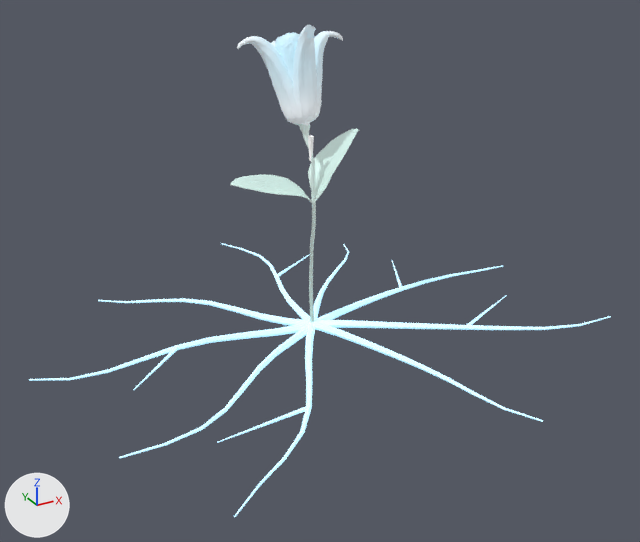
The glTF model assets/models/items/frost_flower.glb: old version first, new version second.
The view is the same before and after, from a 50 mm lens placed at (-0.892, -1.658, 0.971), pointed at (-0.009, -0.053, 0.169). The lights are fixed; the arrows at lower left show +X, +Y and +Z. The picture after the commit comes second. Vertices at exactly the same position are counted once.

The scene before the commit, as lines of its bpy script (objects in view):
```python
ob_clementis_flower = bpy.data.objects.new('clementis flower', me_clementis_flower)
ob_clementis_flower.location = (0.0, 0.0, 0.0)
ob_root_6 = bpy.data.objects.new('root_6', me_root_6)
ob_root_6.location = (0.0, 0.0, 0.0)
ob_root_7 = bpy.data.objects.new('root_7', me_root_7)
ob_root_7.location = (0.0, 0.0, 0.0)
ob_root_8 = bpy.data.objects.new('root_8', me_root_8)
ob_root_8.location = (0.0, 0.0, 0.0)
ob_side_0 = bpy.data.objects.new('side_0', me_side_0)
ob_side_0.location = (0.0, 0.0, 0.0)
ob_side_2 = bpy.data.objects.new('side_2', me_side_2)
ob_side_2.location = (0.0, 0.0, 0.0)
ob_side_4 = bpy.data.objects.new('side_4', me_side_4)
ob_side_4.location = (0.0, 0.0, 0.0)
ob_side_6 = bpy.data.objects.new('side_6', me_side_6)
ob_side_6.location = (0.0, 0.0, 0.0)
ob_side_8 = bpy.data.objects.new('side_8', me_side_8)
ob_side_8.location = (0.0, 0.0, 0.0)
# also in view: 'root_0' at (0.317, 0.045, 0.005); 'root_4' at (-0.322, 0.036, 0.003); 'root_5' at (-0.278, -0.14, 0.004)
```
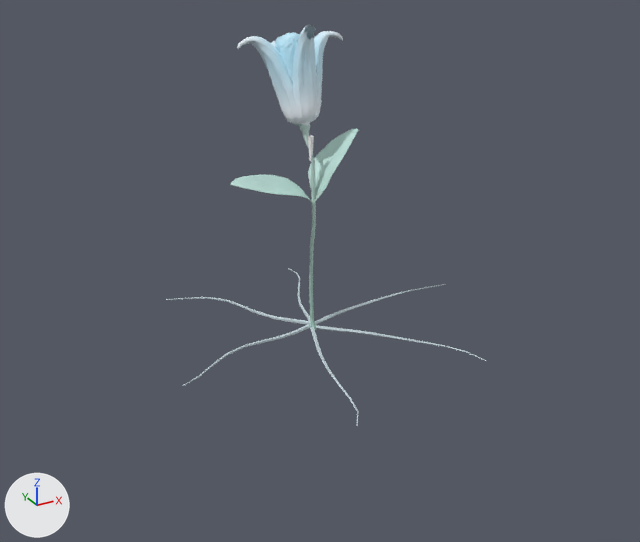
What differs and where, as boxes [x1, y1, x2, y2] in the pictures (640 x 542 px):
'clementis flower', surface changed
    both: [230, 25, 359, 330]
'root_4', recoloured, surface changed, reshaped (83% narrower, 71% taller)
    before: [29, 323, 309, 381]
    after: [310, 327, 358, 427]
'root_5', recoloured, surface changed, reshaped (10% narrower, 72% shorter)
    before: [119, 325, 309, 458]
    after: [316, 325, 487, 361]
'root_8', deleted
    before: [314, 316, 611, 330]
'root_3', recoloured, surface changed, reshaped (40% narrower, 117% taller)
    before: [98, 298, 310, 326]
    after: [183, 324, 310, 386]
'root_7', deleted
    before: [310, 322, 543, 422]
'root_6', deleted
    before: [234, 323, 315, 517]
'root_0', recoloured, surface changed, reshaped
    before: [316, 265, 503, 320]
    after: [315, 284, 446, 325]
'root_2', recoloured, surface changed, reshaped (61% wider, 64% shorter)
    before: [221, 243, 310, 322]
    after: [166, 297, 310, 325]
'root_1', recoloured, surface changed, reshaped (41% narrower, 30% shorter)
    before: [313, 244, 349, 319]
    after: [289, 269, 310, 321]
'side_6', deleted
    before: [217, 406, 307, 443]
'side_4', deleted
    before: [133, 347, 178, 390]
'side_8', deleted
    before: [467, 295, 507, 325]
'side_2', deleted
    before: [277, 254, 310, 276]
'side_0', deleted
    before: [392, 261, 402, 287]

Edits to the bpy script that builds the scene:
```text
Change mat_frost_flower:
    where n0 = _N.new('ShaderNodeBsdfPrincipled'); n0.name = 'Principled BSDF'
    remove n0.inputs[28].default_value = 0.18  # 'Emission Strength'
Change mat_frost_roots:
    remove mat_frost_roots.emission_color = (0.315, 0.675, 0.9)  # blue #98d6f3
    remove mat_frost_roots.emission_strength = 1.0
Change me_root_0:
    used by ob_root_0; location = (0.0, 0.0, 0.0)
    remove me_root_0.from_pydata(...)  # 54 vertices, 96 faces; spans x -0.003..0.636, y -0.006..0.097, z -0.007..0.016
    add me_root_0.from_pydata(...)  # 45 vertices, 80 faces; spans x -0.002..0.424, y -0.001..0.065, z -0.005..0.013
    me_root_0 part 1: the whole mesh is rebuilt
Change me_root_1:
    used by ob_root_1; location = (0.0, 0.0, 0.0)
    remove me_root_1.from_pydata(...)  # 54 vertices, 96 faces; spans x -0.009..0.337, y -0.002..0.431, z -0.007..0.017
    add me_root_1.from_pydata(...)  # 45 vertices, 80 faces; spans x -0.004..0.115, y 0.002..0.348, z -0.005..0.014
    me_root_1 part 2: the whole mesh is rebuilt
Change me_root_2:
    used by ob_root_2; location = (0.0, 0.0, 0.0)
    remove me_root_2.from_pydata(...)  # 54 vertices, 96 faces; spans x -0.01..0.079, y 0.003..0.613, z -0.007..0.018
    add me_root_2.from_pydata(...)  # 45 vertices, 80 faces; spans x -0.249..0.003, y 0.001..0.327, z -0.007..0.014
    me_root_2 part 3: the whole mesh is rebuilt
Change me_root_3:
    used by ob_root_3; location = (0.0, 0.0, 0.0)
    remove me_root_3.from_pydata(...)  # 54 vertices, 96 faces; spans x -0.404..0.007, y -0.002..0.401, z -0.007..0.015
    add me_root_3.from_pydata(...)  # 45 vertices, 80 faces; spans x -0.364..0.0, y -0.097..0.008, z -0.006..0.011
    me_root_3 part 4: the whole mesh is rebuilt
Change me_root_4:
    used by ob_root_4; location = (0.0, 0.0, 0.0)
    remove me_root_4.from_pydata(...)  # 54 vertices, 96 faces; spans x -0.644..0.001, y -0.006..0.079, z -0.007..0.012
    add me_root_4.from_pydata(...)  # 45 vertices, 80 faces; spans x -0.124..0.003, y -0.411..0.005, z -0.006..0.01
    me_root_4 part 5: the whole mesh is rebuilt
Change me_root_5:
    used by ob_root_5; location = (0.0, 0.0, 0.0)
    remove me_root_5.from_pydata(...)  # 54 vertices, 96 faces; spans x -0.56..0.004, y -0.293..0.012, z -0.007..0.014
    add me_root_5.from_pydata(...)  # 45 vertices, 80 faces; spans x -0.004..0.259, y -0.33..0.006, z -0.005..0.011
    me_root_5 part 6: the whole mesh is rebuilt
Remove ob_side_0:
    ob_side_0 = bpy.data.objects.new('side_0', me_side_0)
    ob_side_0.location = (0.0, 0.0, 0.0)
Remove ob_side_2:
    ob_side_2 = bpy.data.objects.new('side_2', me_side_2)
    ob_side_2.location = (0.0, 0.0, 0.0)
Remove ob_side_4:
    ob_side_4 = bpy.data.objects.new('side_4', me_side_4)
    ob_side_4.location = (0.0, 0.0, 0.0)
Remove ob_root_6:
    ob_root_6 = bpy.data.objects.new('root_6', me_root_6)
    ob_root_6.location = (0.0, 0.0, 0.0)
Remove ob_side_6:
    ob_side_6 = bpy.data.objects.new('side_6', me_side_6)
    ob_side_6.location = (0.0, 0.0, 0.0)
Remove ob_root_7:
    ob_root_7 = bpy.data.objects.new('root_7', me_root_7)
    ob_root_7.location = (0.0, 0.0, 0.0)
Remove ob_root_8:
    ob_root_8 = bpy.data.objects.new('root_8', me_root_8)
    ob_root_8.location = (0.0, 0.0, 0.0)
Remove ob_side_8:
    ob_side_8 = bpy.data.objects.new('side_8', me_side_8)
    ob_side_8.location = (0.0, 0.0, 0.0)
```
